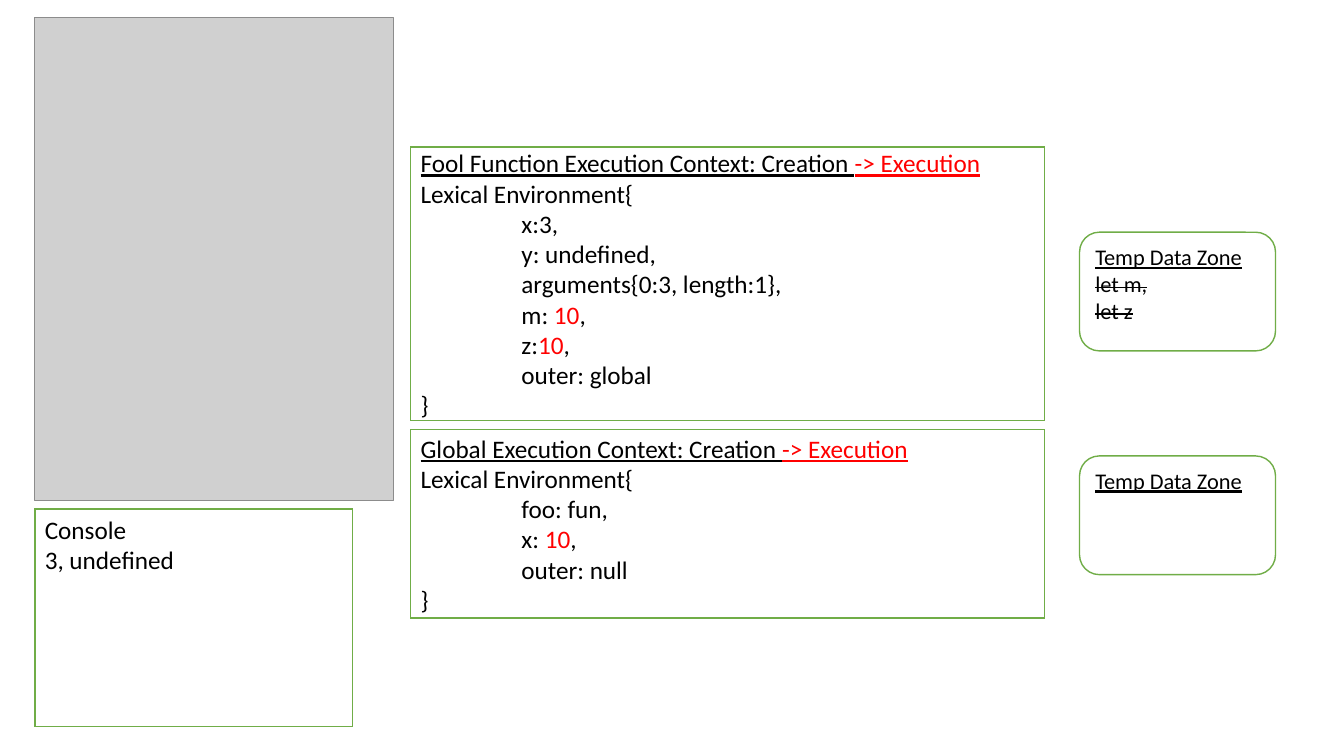
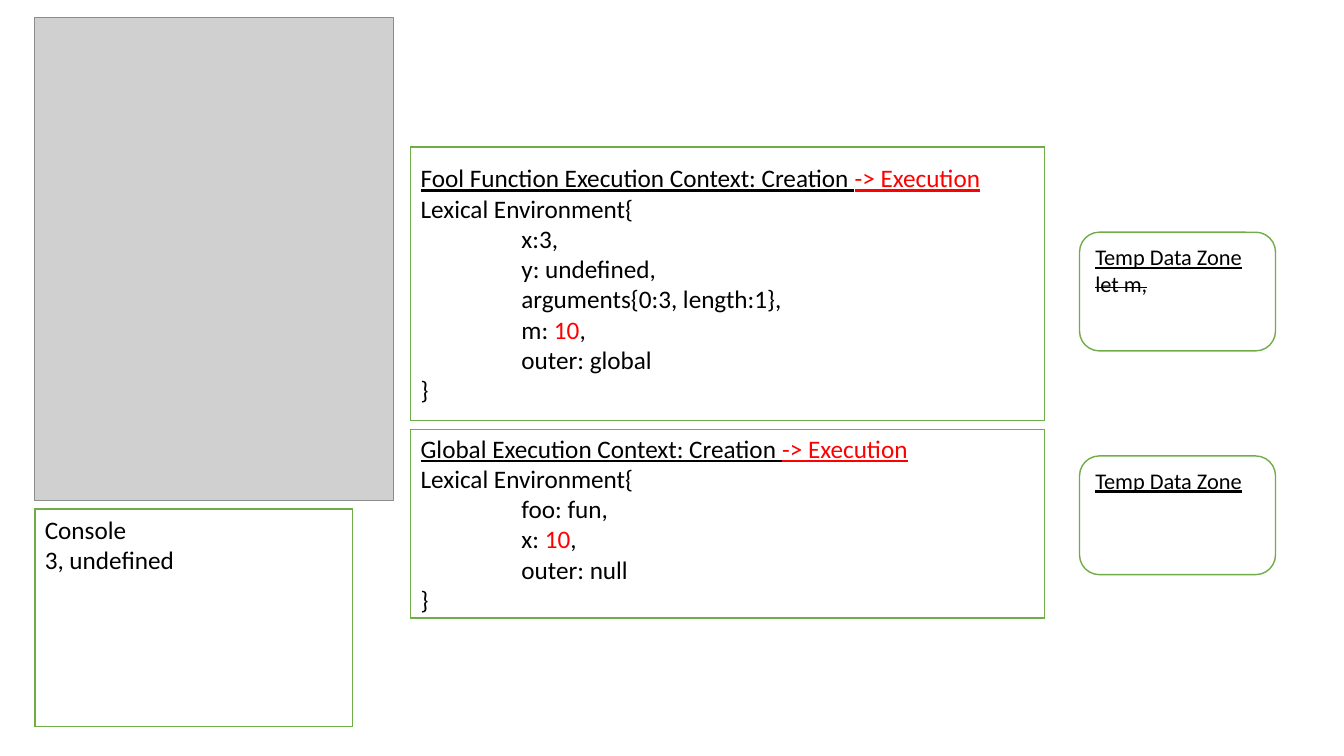
Before and after one commit to HeinHtetZawNeo/HeinHtetZawNeo.github.io, a slide deck: slide 14 of Lab6/ProblemB.pptx (slide 13 before the commit). Drawn at 1344x756 pixels with LibreOffice and Linux fonts; fonts in the diff are those of the drawing; grey boxes stand for pictures. Boxes give left, top, right and bottom in pixels: in the first picture for what was removed or moved away, otherwise in the second. Text is boxed around its words. In the diff, an @@ line names an element or a change of style, - is before the commit and + after.

```diff
--- a/Lab6/ProblemB.pptx
+++ b/Lab6/ProblemB.pptx
@@ text in rounded rectangle at (1095,303,1133,319): paragraph removed @@
-let z
@@ text in rectangle at (521,337,570,357): paragraph removed @@
-z:10,
```
Also in this commit, not shown: 7 other slides changed, 1 slide added, 7 other files.
